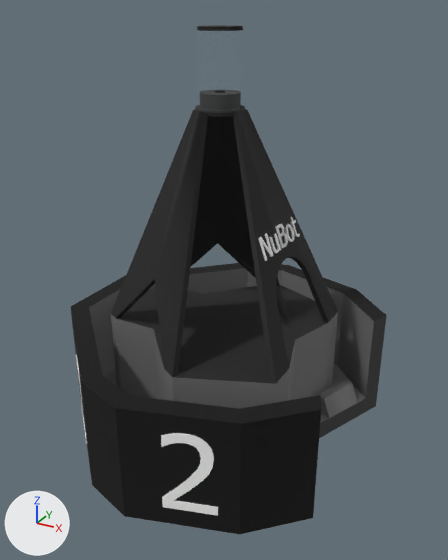
The COLLADA model src/gazebo_description/meshes/nubot_frame/nubot_frame2.dae, before and after one commit.
The view is the same before and after, from a 50 mm lens placed at (0.438, -0.787, 0.646), pointed at (0.016, -0.019, 0.262). The axes (+X, +Y, +Z) are drawn at lower left. The lights are the same throughout. Where no turn or scale is listed for an object, it has been applied to the vertices. Vertices at the same position are counted once.

Before the edit, the objects in view are built like this:
```python
me_2_5 = bpy.data.meshes.new('_2_5')
me_2_5.from_pydata(...)  # 74 vertices, 144 faces; spans x 0.0057..0.0602, y -0.0612..-0.0064, z 0.0..0.1262
me_2_5.materials.append(mat_material)  # white #ffffff
me_2_6 = bpy.data.meshes.new('_2_6')
me_2_6.from_pydata(...)  # 74 vertices, 144 faces; spans x 0.0086..0.0818, y 0.0017..0.0254, z 0.0..0.1262
me_2_6.materials.append(mat_material)  # white #ffffff
me_nubot = bpy.data.meshes.new('NuBot')
me_nubot.from_pydata(...)  # 370 vertices, 732 faces; spans x -0.0114..0.0021, y 0.0034..0.1232, z 0.0..0.0327
me_nubot.materials.append(mat_color_m00)  # white #ffffff
me_sketchup = bpy.data.meshes.new('SketchUp')
me_sketchup.from_pydata(...)  # 492 vertices, 1076 faces; spans x -0.248..0.231, y -0.277..0.271, z 0.0..0.623
me_sketchup.materials.append(mat_color_m09)  # black #000000
me_sketchup.materials.append(mat_material)  # white #ffffff
me_sketchup.materials.append(mat_color_m05)  # grey #727272
me_sketchup.materials.append(mat_color_m08)  # black #1e1e1e
me_sketchup.materials.append(mat_color_m07)  # black #3a3a3a
me_sketchup.materials.append(mat_color_007)  # black #3a3a3a
me_sketchup.materials.append(mat_color_009)  # black #000000
me_sketchup.materials.append(mat_translucent_glass_safety)  # cyan #ccebf4
me_sketchup.materials.append(mat_color_008)  # black #1e1e1e
ob_2_5 = bpy.data.objects.new('_2_5', me_2_5)
ob_2_5.location = (-0.183, -0.146, 0.027)
ob_2_6 = bpy.data.objects.new('_2_6', me_2_6)
ob_2_6.location = (0.046, -0.263, 0.028)
ob_nubot = bpy.data.objects.new('NuBot', me_nubot)
ob_nubot.location = (0.104, -0.065, 0.324)
ob_sketchup = bpy.data.objects.new('SketchUp', me_sketchup)
ob_sketchup.location = (0.0, 0.0, 0.0)
```
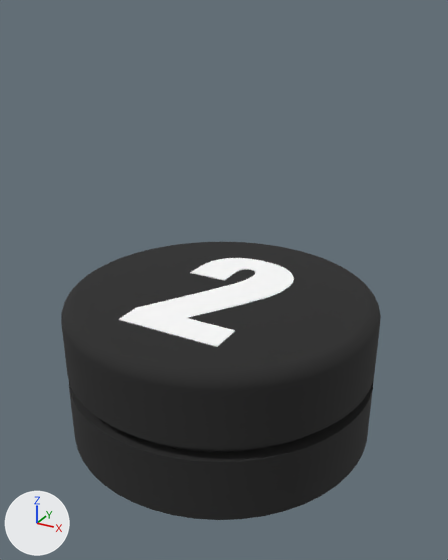
What changed in the scene script:
```text
Add mat_0136_charcoal:
    mat_0136_charcoal = principled_material('_0136_Charcoal')
    mat_0136_charcoal.base_color = (0.0168, 0.0168, 0.0168)  # black #232323
    mat_0136_charcoal.roughness = 0.9
Change me_sketchup:
    used by ob_sketchup; location = (0.0, 0.0, 0.0)
    remove me_sketchup.from_pydata(...)  # 492 vertices, 1076 faces; spans x -0.248..0.231, y -0.277..0.271, z 0.0..0.623
    remove me_sketchup.materials.append(mat_color_m09)  # black #000000
    remove me_sketchup.materials.append(mat_material)  # white #ffffff
    remove me_sketchup.materials.append(mat_color_m05)  # grey #727272
    remove me_sketchup.materials.append(mat_color_m08)  # black #1e1e1e
    remove me_sketchup.materials.append(mat_color_m07)  # black #3a3a3a
    remove me_sketchup.materials.append(mat_color_007)  # black #3a3a3a
    remove me_sketchup.materials.append(mat_color_009)  # black #000000
    remove me_sketchup.materials.append(mat_translucent_glass_safety)  # cyan #ccebf4
    remove me_sketchup.materials.append(mat_color_008)  # black #1e1e1e
    add me_sketchup.from_pydata(...)  # 901 vertices, 1798 faces; spans x -0.25..0.25, y -0.25..0.25, z 0.0..0.23
    me_sketchup part 1: the loose piece of 372 vertices spanning x -0.248..0.231, y -0.277..0.271, z 0.0..0.623 is rebuilt with 901 vertices and now spans x -0.25..0.25, y -0.25..0.25, z 0.0..0.23, in mat_0136_charcoal (black #232323)
    add me_sketchup.materials.append(mat_0136_charcoal)  # black #232323
Add me_2:
    me_2.from_pydata(...)  # 76 vertices, 148 faces; spans x 0.01..0.181, y 0.0..0.306, z 0.0..0.001
    me_2.materials.append(mat_material)  # white #ffffff
Remove ob_nubot:
    ob_nubot = bpy.data.objects.new('NuBot', me_nubot)
    ob_nubot.location = (0.104, -0.065, 0.324)
Remove ob_2_5:
    ob_2_5 = bpy.data.objects.new('_2_5', me_2_5)
    ob_2_5.location = (-0.183, -0.146, 0.027)
Remove ob_2_6:
    ob_2_6 = bpy.data.objects.new('_2_6', me_2_6)
    ob_2_6.location = (0.046, -0.263, 0.028)
Add ob_2:
    ob_2 = bpy.data.objects.new('_2', me_2)
    ob_2.location = (-0.094, -0.156, 0.23)
```

Changed parts and their boxes (x1, y1, x2, y2) in the pictures (448 x 560 px):
'SketchUp', reshaped (45% shorter): before (71, 25, 387, 534); after (61, 242, 381, 520)
'_2', added: after (119, 258, 294, 347)
'_2_6', deleted: before (161, 433, 218, 516)
'NuBot', deleted: before (258, 217, 300, 261)
'_2_5', deleted: before (76, 354, 87, 444)
